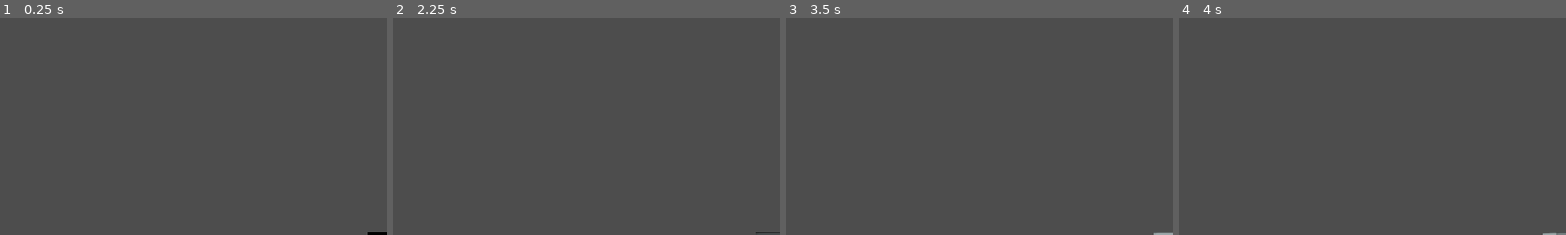
Above: before the commit, frames 1-4 (left to right).
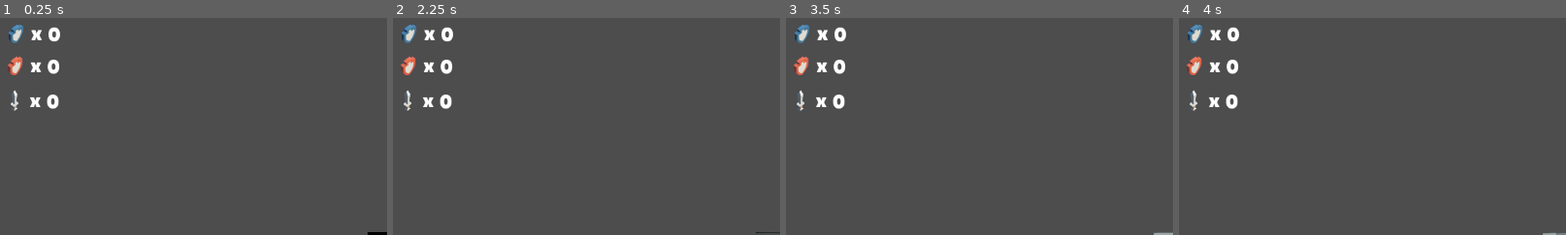
Above: after the commit, the same moments.

Repository: JaeMark/SwordswornCustodian
Game: Godot game, scene res://Maps/Castle.tscn
Two runs of this game, one before a commit and one after it. Both use one fixed random seed, a clock stepped at 60 frames per second and the inputs below.
Inputs:
- Up to frame 1 (0.25 s): no input
- Up to frame 2 (2.25 s): hold D (right) 0.53-1.28 s; tap Space (jump) at 0.77, 1.52 s; hold S (back) 1.28-2.03 s; hold D (right) from 2.03 s (still down)
- Up to frame 3 (3.5 s): release D (right) at 2.78 s; hold W (forward) from 2.78 s (still down); tap Space (jump) at 3.02 s
- Up to frame 4 (4 s): release W (forward) at 3.53 s; hold A (left) from 3.53 s (still down); tap Space (jump) at 3.77 s
The pictures show only the part of the screen within x 0-50%, y 0-50%; the shares and areas given below are measured in that part.

The runs differ from the first frame. In frame 1, 1.4% of the frame differs, in the area x 2-16%, y 3-43%; in frame 2, 1.4%; in frame 3, 1.4%; in frame 4, 1.4%.

Commit message:
Created HUD

Diff:
--- /dev/null
+++ b/HUD/Hud.tres
@@ -0,0 +1,8 @@
+[gd_resource type="LabelSettings" load_steps=2 format=3 uid="uid://4b0bvwfj2w2"]
+
+[ext_resource type="FontFile" uid="uid://d0cxd77jybrcn" path="res://Fonts/lilita_one_regular.ttf" id="1_323bf"]
+
+[resource]
+font = ExtResource("1_323bf")
+font_size = 30
+shadow_offset = Vector2(2, 2)
--- /dev/null
+++ b/HUD/Hud.tscn
@@ -0,0 +1,82 @@
+[gd_scene load_steps=5 format=3 uid="uid://dwc32eg7otd3g"]
+
+[ext_resource type="Texture2D" uid="uid://duem6v45d8rbv" path="res://Assets/UI/shieldBlue_SE.png" id="1_a05ew"]
+[ext_resource type="LabelSettings" uid="uid://4b0bvwfj2w2" path="res://HUD/Hud.tres" id="2_j2yqt"]
+[ext_resource type="Texture2D" uid="uid://m52jtbw1njtc" path="res://Assets/UI/shieldRed_SE.png" id="3_15ck5"]
+[ext_resource type="Texture2D" uid="uid://bbn0tqtstktu2" path="res://Assets/UI/sword_SE.png" id="4_cncrq"]
+
+[node name="Hud" type="CanvasLayer"]
+
+[node name="BlueShield" type="TextureRect" parent="."]
+offset_left = 4.0
+offset_top = 3.0
+offset_right = 44.0
+offset_bottom = 43.0
+texture = ExtResource("1_a05ew")
+stretch_mode = 3
+
+[node name="x" type="Label" parent="BlueShield"]
+layout_mode = 0
+offset_left = 42.0
+offset_top = 2.0
+offset_right = 60.0
+offset_bottom = 40.0
+text = "x"
+label_settings = ExtResource("2_j2yqt")
+
+[node name="BlueShieldCount" type="Label" parent="BlueShield"]
+layout_mode = 0
+offset_left = 67.0
+offset_top = 4.0
+offset_right = 107.0
+offset_bottom = 42.0
+text = "0"
+label_settings = ExtResource("2_j2yqt")
+
+[node name="RedShield" type="TextureRect" parent="."]
+offset_left = 3.0
+offset_top = 51.0
+offset_right = 43.0
+offset_bottom = 91.0
+texture = ExtResource("3_15ck5")
+stretch_mode = 3
+
+[node name="x" type="Label" parent="RedShield"]
+offset_left = 42.0
+offset_top = 2.0
+offset_right = 60.0
+offset_bottom = 40.0
+text = "x"
+label_settings = ExtResource("2_j2yqt")
+
+[node name="RedShieldCount" type="Label" parent="RedShield"]
+offset_left = 67.0
+offset_top = 4.0
+offset_right = 107.0
+offset_bottom = 42.0
+text = "0"
+label_settings = ExtResource("2_j2yqt")
+
+[node name="Sword" type="TextureRect" parent="."]
+offset_left = 2.0
+offset_top = 103.0
+offset_right = 42.0
+offset_bottom = 143.0
+texture = ExtResource("4_cncrq")
+stretch_mode = 3
+
+[node name="x" type="Label" parent="Sword"]
+offset_left = 42.0
+offset_top = 2.0
+offset_right = 60.0
+offset_bottom = 40.0
+text = "x"
+label_settings = ExtResource("2_j2yqt")
+
+[node name="SwordCount" type="Label" parent="Sword"]
+offset_left = 67.0
+offset_top = 4.0
+offset_right = 107.0
+offset_bottom = 42.0
+text = "0"
+label_settings = ExtResource("2_j2yqt")
--- a/Maps/Castle.tscn
+++ b/Maps/Castle.tscn
@@ -1,9 +1,10 @@
-[gd_scene load_steps=7 format=3 uid="uid://bigohgss0sb1m"]
+[gd_scene load_steps=8 format=3 uid="uid://bigohgss0sb1m"]
 
 [ext_resource type="PackedScene" uid="uid://chordaknnkt4w" path="res://Player/Player.tscn" id="1_q2bx6"]
 [ext_resource type="PackedScene" uid="uid://2nomv2ixafjf" path="res://Collectables/Sword.tscn" id="2_mr0f7"]
 [ext_resource type="PackedScene" uid="uid://cot8b6v6337jx" path="res://Collectables/BlueShield.tscn" id="3_ynq0x"]
 [ext_resource type="PackedScene" uid="uid://28uw4na4udj0" path="res://Collectables/RedShield.tscn" id="4_d36h0"]
+[ext_resource type="PackedScene" uid="uid://dwc32eg7otd3g" path="res://HUD/Hud.tscn" id="5_ptwgn"]
 
 [sub_resource type="BoxShape3D" id="BoxShape3D_og2ie"]
 size = Vector3(100, 1, 100)
@@ -40,3 +41,5 @@
 
 [node name="Collectable3" parent="." instance=ExtResource("4_d36h0")]
 transform = Transform3D(1, 0, 0, 0, 1, 0, 0, 0, 1, -1.31428, 2.04095, -13.5019)
+
+[node name="Hud" parent="." instance=ExtResource("5_ptwgn")]
Not shown, added: Fonts/license.txt
Binary file added: Fonts/lilita_one_regular.ttf
Not shown, added: Fonts/lilita_one_regular.ttf.import
